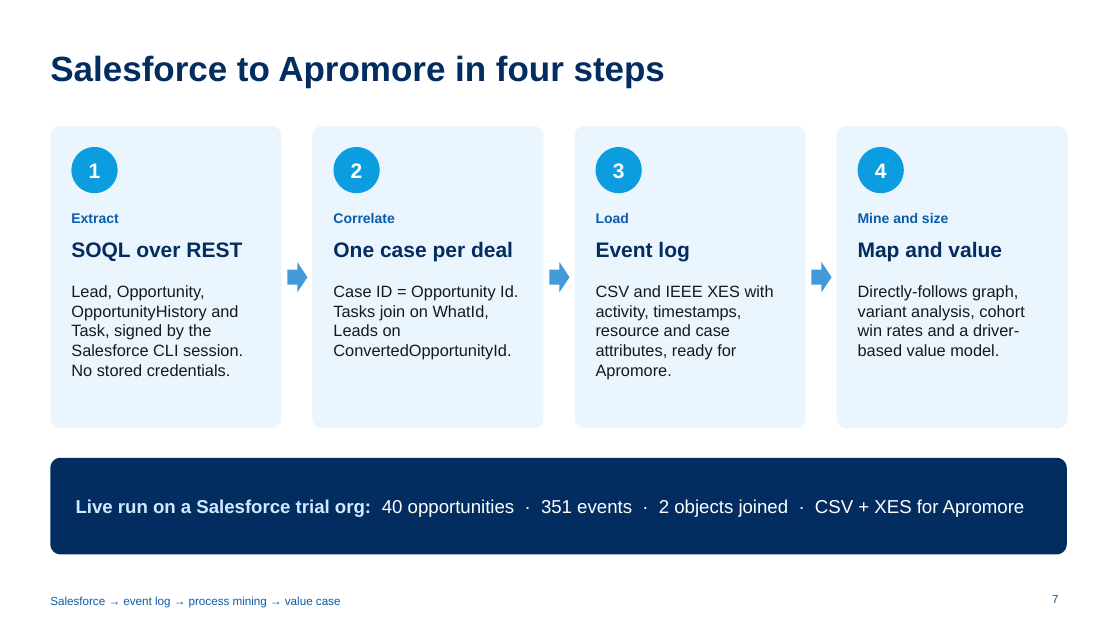
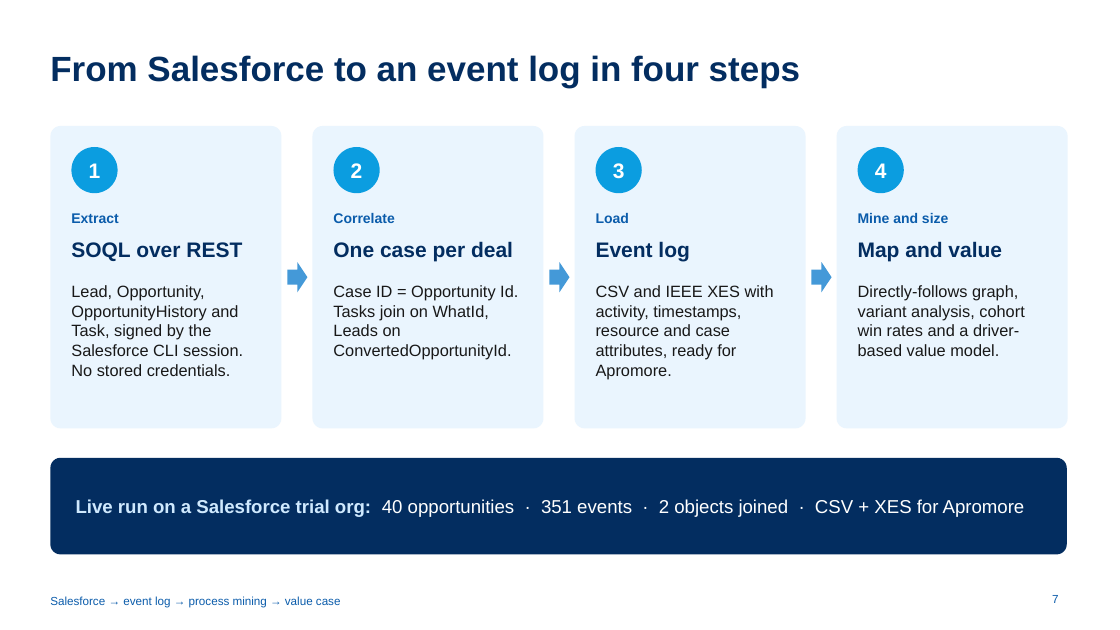
Before and after one commit to ch-lukas/salesforce-process-intelligence, a slide deck: slide 7 of deck/salesforce-process-intelligence.pptx. Drawn at 1120x630 pixels with LibreOffice and Linux fonts; fonts in the diff are those of the drawing. Boxes give left, top, right and bottom in pixels: in the first picture for what was removed or moved away, otherwise in the second. Text is boxed around its words. In the diff, an @@ line names an element or a change of style, - is before the commit and + after.

```diff
--- a/deck/salesforce-process-intelligence.pptx
+++ b/deck/salesforce-process-intelligence.pptx
@@ title at bbox=[50, 55, 800, 88]: text changed @@
-Salesforce to Apromore in four steps
+From Salesforce to an event log in four steps
```
Also in this commit, not shown: 2 other files.
